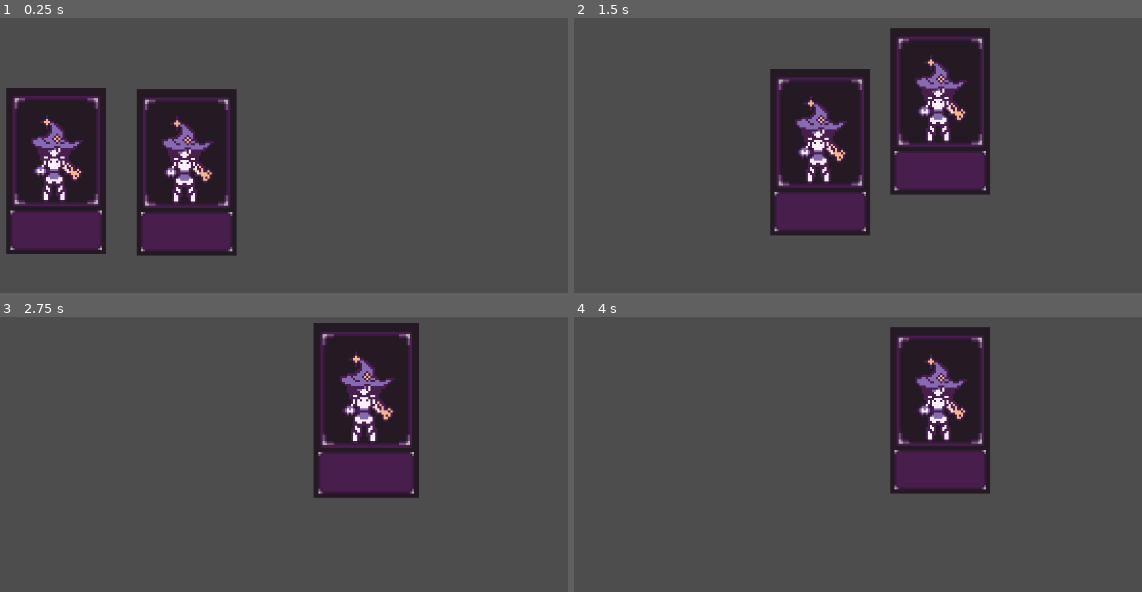
Above: before the commit, frames 1-4 (two rows, left to right).
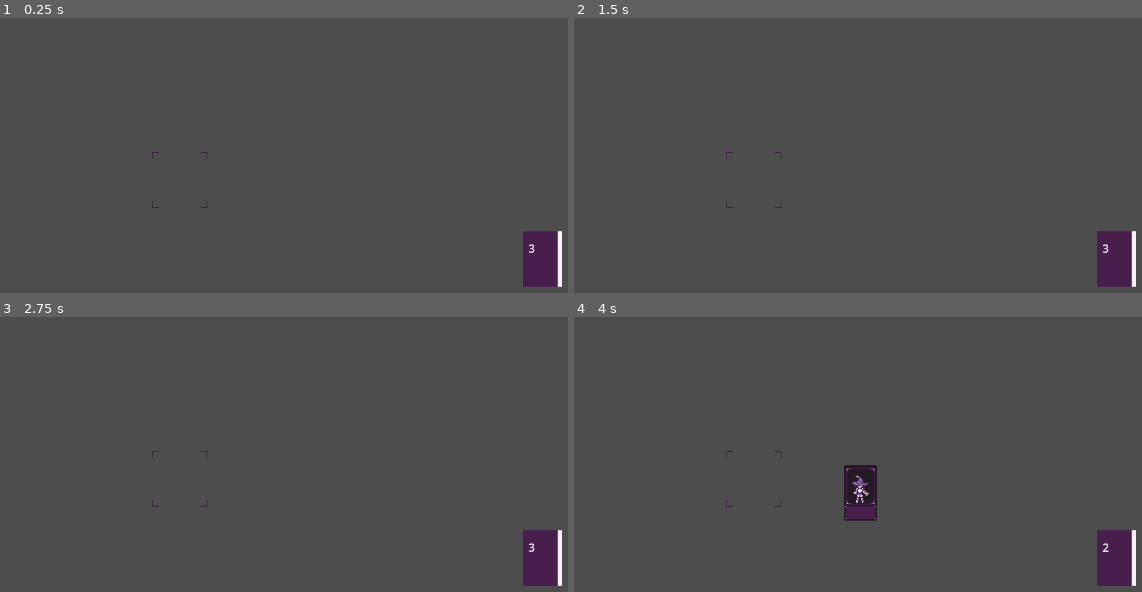
Above: after the commit, the same moments.

Repository: BrutoEsio/More-Cards-for-the-Winner
Game: Godot game, scene res://scenes/cards/main.tscn
The game is run twice, just before and just after one commit, with the same random seed, the same clock (stepped at 60 frames per second) and the same inputs. Before the commit the project starts from res://main.tscn.
Inputs (mouse positions are in pixels of both pictures, inside the frame that each line leads up to):
- Up to frame 1 (0.25 s): no input
- Up to frame 2 (1.5 s): tap Enter at 0.5 s; drag from (630, 172) to (943, 111) at 0.52 s; drag from (761, 172) to (937, 111) at 1.27 s
- Up to frame 3 (2.75 s): move the mouse to (369, 410) at 2.02 s; click (369, 410) at 2.17 s
- Up to frame 4 (4 s): tap Space at 2.75 s; drag from (outside the picture) to (937, 410) at 2.77 s; tap Enter at 3.5 s; move the mouse to (1102, 575) at 3.52 s; click (1102, 575) at 3.67 s

The runs differ from the first frame. In frame 1, 23% of the frame differs, in the area x 1-99%, y 25-98%; in frame 2, 23%, in the area x 26-99%, y 3-98%; in frame 3, 13%; in frame 4, 13%.

Commit message:
Novas Cartas e Posicionamento da MAO

Diff:
--- a/more-duels-for-the-winner/Card.gd
+++ b/more-duels-for-the-winner/Card.gd
@@ -2,6 +2,8 @@
 
 signal hovered
 signal hovered_off
+
+var starting_position
 
 func _ready() -> void:
 	get_parent().connect_card_signals(self)
--- a/more-duels-for-the-winner/CardManager.gd
+++ b/more-duels-for-the-winner/CardManager.gd
@@ -1,28 +1,24 @@
 extends Node2D
 
 const COLLISION_MASK_CARD = 1
+const COLLISION_MASK_CARD_SLOT = 2
 
 var screen_size
 var card_being_dragged
 var is_hovering_on_card
+var player_hand_reference
+
 func _ready() -> void:
 	screen_size = get_viewport_rect().size
+	player_hand_reference = $"../Player_Hand"
+	$"../InputManager".connect("left_mouse_button_released",on_left_click_released)
 
 func _process(delta: float) -> void:
 	if card_being_dragged:
-		var mouse_pos = get_global_mouse_position()
-		card_being_dragged.position = Vector2(clamp(mouse_pos.x, 0, screen_size.x),
+		var mouse_pos =  get_global_mouse_position()
+		card_being_dragged.position = Vector2(clamp(mouse_pos.x , 0, screen_size.x),
 			clamp(mouse_pos.y, 0, screen_size.y))
 
-func _input(event):
-	if event is InputEventMouseButton and event.button_index == MOUSE_BUTTON_LEFT:
-		if event.pressed:
-			var card = raycast_check_for_card()
-			if card:
-				start_drag(card)
-		else:
-			if card_being_dragged:
-				finish_drag()
 
 func start_drag(card):
 	card_being_dragged = card
@@ -30,7 +26,17 @@
 
 func finish_drag():
 	card_being_dragged.scale = Vector2(1.05 , 1.05)
+	var card_slot_found = raycast_check_for_card_slot()
+	if card_slot_found and not card_slot_found.card_in_slot :
+		player_hand_reference.remove_card_from_hand(card_being_dragged)
+		card_being_dragged.position = card_slot_found.position
+		card_being_dragged.get_node("Area2D/CollisionShape2D").disabled = true
+
+		card_slot_found.card_in_slot = true
+	else :
+		player_hand_reference.add_card_to_hand(card_being_dragged)
 	card_being_dragged = null
+
 
 func connect_card_signals(card):
 	card.connect("hovered", on_hovered_over_card)
@@ -59,13 +65,25 @@
 		card.scale = Vector2(1 , 1)
 		card.z_index = 1
 
+func raycast_check_for_card_slot():
+	var space_state = get_world_2d().direct_space_state
+	var parameters = PhysicsPointQueryParameters2D.new()
+	parameters.position = get_global_mouse_position()
+	parameters.collide_with_areas = true
+	parameters.collision_mask = COLLISION_MASK_CARD_SLOT
+	var result = space_state.intersect_point(parameters)
+	if result.size() > 0:
+		return result[0].collider.get_parent()
+	return null
+
+
 func raycast_check_for_card():
 	var space_state = get_world_2d().direct_space_state
-	var paramenters = PhysicsPointQueryParameters2D.new()
-	paramenters.position = get_global_mouse_position()
-	paramenters.collide_with_areas = true
-	paramenters.collision_mask = 1
-	var result = space_state.intersect_point(paramenters)
+	var parameters = PhysicsPointQueryParameters2D.new()
+	parameters.position = get_global_mouse_position()
+	parameters.collide_with_areas = true
+	parameters.collision_mask = COLLISION_MASK_CARD
+	var result = space_state.intersect_point(parameters)
 	if result.size() > 0:
 		#return result[0].collider.get_parent()
 		return get_card_with_highest_z_index(result)
@@ -82,3 +100,7 @@
 			highest_z_index = current_card.z_index
 
 	return highest_z_card
+
+func on_left_click_released() :
+	if card_being_dragged:
+				finish_drag()
--- /dev/null
+++ b/more-duels-for-the-winner/card_slot.gd
@@ -0,0 +1,3 @@
+extends Node2D
+
+var card_in_slot = false
--- a/more-duels-for-the-winner/main.tscn
+++ /dev/null
@@ -1,19 +0,0 @@
-[gd_scene load_steps=3 format=3 uid="uid://rrqxdjj70leg"]
-
-[ext_resource type="PackedScene" uid="uid://ddbkrkjdnfpqx" path="res://Card.tscn" id="1_glv2v"]
-[ext_resource type="Script" uid="uid://yh5ogp3ymyxr" path="res://CardManager.gd" id="1_uu6xs"]
-
-[node name="Main" type="Node2D"]
-
-[node name="CardManager" type="Node2D" parent="."]
-script = ExtResource("1_uu6xs")
-
-[node name="Card" parent="CardManager" instance=ExtResource("1_glv2v")]
-position = Vector2(244, 267)
-
-[node name="Card2" parent="CardManager" instance=ExtResource("1_glv2v")]
-position = Vector2(432, 269)
-
-[node name="CardSlot" type="Node2D" parent="."]
-
-[node name="CardSlotImage" type="Sprite2D" parent="CardSlot"]
--- /dev/null
+++ b/more-duels-for-the-winner/player_hand.gd
@@ -0,0 +1,50 @@
+extends Node2D
+
+
+const CARD_WIDTH  = 70
+const HAND_Y_POSITION = 300
+
+
+var player_hand = []
+var center_screen_x
+
+# Called when the node enters the scene tree for the first time.
+func _ready() -> void:
+	center_screen_x = get_viewport().size.x / 2
+
+
+
+
+func add_card_to_hand(card):
+	if card not in player_hand:
+		player_hand.insert(0,card)
+		update_hand_positions()
+	else :
+		animate_card_to_position(card, card.starting_position)
+
+func update_hand_positions():
+	for i in range(player_hand.size()) :
+		var new_position = Vector2(calculate_card_position(i),HAND_Y_POSITION)
+		var card = player_hand[i]
+		card.starting_position = new_position
+		animate_card_to_position (card, new_position)
+
+
+
+func calculate_card_position(index):
+	var total_width = (player_hand.size() - 1) * CARD_WIDTH
+	var x_offset = center_screen_x + index * CARD_WIDTH - total_width  / 2
+
+	return x_offset
+# Called every frame. 'delta' is the elapsed time since the previous frame.
+func _process(delta: float) -> void:
+	pass
+
+func animate_card_to_position(card, new_position) :
+	var tween = get_tree().create_tween()
+	tween.tween_property(card,'position',new_position,0.2)
+
+func remove_card_from_hand(card):
+	if card in player_hand:
+		player_hand.erase(card)
+		update_hand_positions()
--- a/more-duels-for-the-winner/project.godot
+++ b/more-duels-for-the-winner/project.godot
@@ -19,6 +19,12 @@
 
 window/vsync/vsync_mode=0
 
+[layer_names]
+
+2d_physics/layer_1="Cartas"
+2d_physics/layer_2="Cartas Slot"
+2d_physics/layer_3="Deck"
+
 [rendering]
 
 textures/canvas_textures/default_texture_filter=0
--- a/more-duels-for-the-winner/Card.tscn
+++ b/more-duels-for-the-winner/scenes/cards/card.tscn
@@ -1,22 +1,21 @@
 [gd_scene load_steps=4 format=3 uid="uid://ddbkrkjdnfpqx"]
 
-[ext_resource type="Texture2D" uid="uid://cqobsfi51yphe" path="res://assets/cards/witch/witch1.png" id="1_dd2wi"]
 [ext_resource type="Script" uid="uid://dhu3rwh1e34p2" path="res://Card.gd" id="1_hael8"]
+[ext_resource type="Texture2D" uid="uid://da5jd1l65x2it" path="res://assets/cards/all_png/Cartas1.png" id="3_21rx5"]
 
-[sub_resource type="RectangleShape2D" id="RectangleShape2D_dd2wi"]
-size = Vector2(146, 240)
+[sub_resource type="RectangleShape2D" id="RectangleShape2D_hael8"]
+size = Vector2(48, 80)
 
 [node name="Card" type="Node2D"]
 script = ExtResource("1_hael8")
 
 [node name="Sprite2D" type="Sprite2D" parent="."]
-scale = Vector2(3, 3)
-texture = ExtResource("1_dd2wi")
+texture = ExtResource("3_21rx5")
 
 [node name="Area2D" type="Area2D" parent="."]
 
 [node name="CollisionShape2D" type="CollisionShape2D" parent="Area2D"]
-shape = SubResource("RectangleShape2D_dd2wi")
+shape = SubResource("RectangleShape2D_hael8")
 
 [connection signal="mouse_entered" from="Area2D" to="." method="_on_area_2d_mouse_entered"]
 [connection signal="mouse_exited" from="Area2D" to="." method="_on_area_2d_mouse_exited"]
--- /dev/null
+++ b/more-duels-for-the-winner/scenes/cards/card_slot.tscn
@@ -0,0 +1,21 @@
+[gd_scene load_steps=4 format=3 uid="uid://c1j1iklvumsqk"]
+
+[ext_resource type="Script" uid="uid://4pr7qmxp01t2" path="res://card_slot.gd" id="1_jmuc5"]
+[ext_resource type="Texture2D" uid="uid://xumsobd186il" path="res://assets/card_slots/card_slot.png" id="1_qx3y6"]
+
+[sub_resource type="RectangleShape2D" id="RectangleShape2D_jmuc5"]
+size = Vector2(80, 80)
+
+[node name="CardSlot" type="Node2D"]
+position = Vector2(422, 280)
+script = ExtResource("1_jmuc5")
+
+[node name="CardSlotImage" type="Sprite2D" parent="."]
+texture = ExtResource("1_qx3y6")
+
+[node name="Area2D" type="Area2D" parent="."]
+collision_layer = 2
+collision_mask = 2
+
+[node name="CollisionShape2D" type="CollisionShape2D" parent="Area2D"]
+shape = SubResource("RectangleShape2D_jmuc5")
--- /dev/null
+++ b/more-duels-for-the-winner/scenes/cards/deck.gd
@@ -0,0 +1,30 @@
+extends Node2D
+
+var player_deck = ['Witch','Witch','Witch']
+const CARD_SCENE_PATH = "res://scenes/cards/card.tscn"
+
+# Called when the node enters the scene tree for the first time.
+func _ready() -> void:
+	$RichTextLabel.text = str(player_deck.size())
+	pass # Replace with function body.
+
+
+# Called every frame. 'delta' is the elapsed time since the previous frame.
+func _process(delta: float) -> void:
+	pass
+
+func draw_card():
+	var card_drawn = player_deck[0]
+	player_deck.erase(card_drawn)
+
+	if player_deck.size() == 0 :
+		$Area2D/CollisionShape2D.disabled = true
+		$Sprite2D.visible = false
+
+	$RichTextLabel.text = str(player_deck.size())
+	var card_scene = preload(CARD_SCENE_PATH)
+	var new_card  = card_scene.instantiate()
+	$"../CardManager".add_child(new_card)
+	new_card.name = 'Card'
+	new_card.position = self.position
+	$"../Player_Hand".add_card_to_hand(new_card)
--- /dev/null
+++ b/more-duels-for-the-winner/scenes/cards/input_manager.gd
@@ -0,0 +1,43 @@
+extends Node2D
+signal left_mouse_button_clicked
+signal left_mouse_button_released
+
+const COLLISION_MASK_CARD = 1
+const COLLISION_MASK_DECK = 4
+
+
+var card_manager_reference
+var deck_reference
+# Called when the node enters the scene tree for the first time.
+func _ready() -> void:
+	card_manager_reference = $"../CardManager"
+	deck_reference = $"../Deck"
+
+# Called every frame. 'delta' is the elapsed time since the previous frame.
+func _process(delta: float) -> void:
+	pass
+
+func _input(event):
+	if event is InputEventMouseButton and event.button_index == MOUSE_BUTTON_LEFT:
+		if event.pressed:
+			emit_signal('left_mouse_button_clicked')
+			raycast_at_cursor()
+		else:
+			emit_signal(('left_mouse_button_released'))
+
+func raycast_at_cursor():
+	var space_state = get_world_2d().direct_space_state
+	var parameters = PhysicsPointQueryParameters2D.new()
+	parameters.position = get_global_mouse_position()
+	parameters.collide_with_areas = true
+	var result = space_state.intersect_point(parameters)
+	if result.size() > 0:
+		var result_collision_mask = result[0].collider.collision_mask
+		if result_collision_mask == COLLISION_MASK_CARD :
+			#carta_clicada
+			var card_found = result[0].collider.get_parent()
+			if card_found :
+				card_manager_reference.start_drag(card_found)
+		elif result_collision_mask == COLLISION_MASK_DECK :
+			#deck_clicado
+			deck_reference.draw_card()
--- /dev/null
+++ b/more-duels-for-the-winner/scenes/cards/main.tscn
@@ -0,0 +1,44 @@
+[gd_scene load_steps=8 format=3 uid="uid://rrqxdjj70leg"]
+
+[ext_resource type="Script" uid="uid://yh5ogp3ymyxr" path="res://CardManager.gd" id="1_rw2pn"]
+[ext_resource type="PackedScene" uid="uid://c1j1iklvumsqk" path="res://scenes/cards/card_slot.tscn" id="3_dihvh"]
+[ext_resource type="Script" uid="uid://cevgkfgrfkuu1" path="res://player_hand.gd" id="4_6swgk"]
+[ext_resource type="Script" uid="uid://3xt2lfbohf2a" path="res://scenes/cards/deck.gd" id="4_dihvh"]
+[ext_resource type="Texture2D" uid="uid://hr14vguiwv74" path="res://assets/deck.png" id="4_rw2pn"]
+[ext_resource type="Script" uid="uid://c66rwhcyyoqgp" path="res://scenes/cards/input_manager.gd" id="6_6swgk"]
+
+[sub_resource type="RectangleShape2D" id="RectangleShape2D_a3wr0"]
+size = Vector2(56, 80)
+
+[node name="Main" type="Node2D"]
+
+[node name="CardManager" type="Node2D" parent="."]
+script = ExtResource("1_rw2pn")
+
+[node name="CardSlot" parent="." instance=ExtResource("3_dihvh")]
+
+[node name="Player_Hand" type="Node2D" parent="."]
+script = ExtResource("4_6swgk")
+
+[node name="Deck" type="Node2D" parent="."]
+position = Vector2(945, 394)
+script = ExtResource("4_dihvh")
+
+[node name="Sprite2D" type="Sprite2D" parent="Deck"]
+texture = ExtResource("4_rw2pn")
+
+[node name="Area2D" type="Area2D" parent="Deck"]
+collision_layer = 4
+collision_mask = 4
+
+[node name="CollisionShape2D" type="CollisionShape2D" parent="Deck/Area2D"]
+shape = SubResource("RectangleShape2D_a3wr0")
+
+[node name="RichTextLabel" type="RichTextLabel" parent="Deck"]
+offset_left = -20.0
+offset_top = -27.0
+offset_right = 20.0
+offset_bottom = 13.0
+
+[node name="InputManager" type="Node2D" parent="."]
+script = ExtResource("6_6swgk")
Binary file added: more-duels-for-the-winner/assets/card_slots/card_slot.png
Not shown, added: more-duels-for-the-winner/assets/card_slots/card_slot.png.import
Binary file added: more-duels-for-the-winner/assets/cards/all_png/Cartas1.png
Not shown, added: more-duels-for-the-winner/assets/cards/all_png/Cartas1.png.import
Binary file added: more-duels-for-the-winner/assets/cards/all_png/Cartas10.png
Not shown, added: more-duels-for-the-winner/assets/cards/all_png/Cartas10.png.import
Binary file added: more-duels-for-the-winner/assets/cards/all_png/Cartas11.png
Not shown, added: more-duels-for-the-winner/assets/cards/all_png/Cartas11.png.import
Binary file added: more-duels-for-the-winner/assets/cards/all_png/Cartas12.png
Not shown, added: more-duels-for-the-winner/assets/cards/all_png/Cartas12.png.import
Binary file added: more-duels-for-the-winner/assets/cards/all_png/Cartas13.png
Not shown, added: more-duels-for-the-winner/assets/cards/all_png/Cartas13.png.import
(and 56 more such lines)
